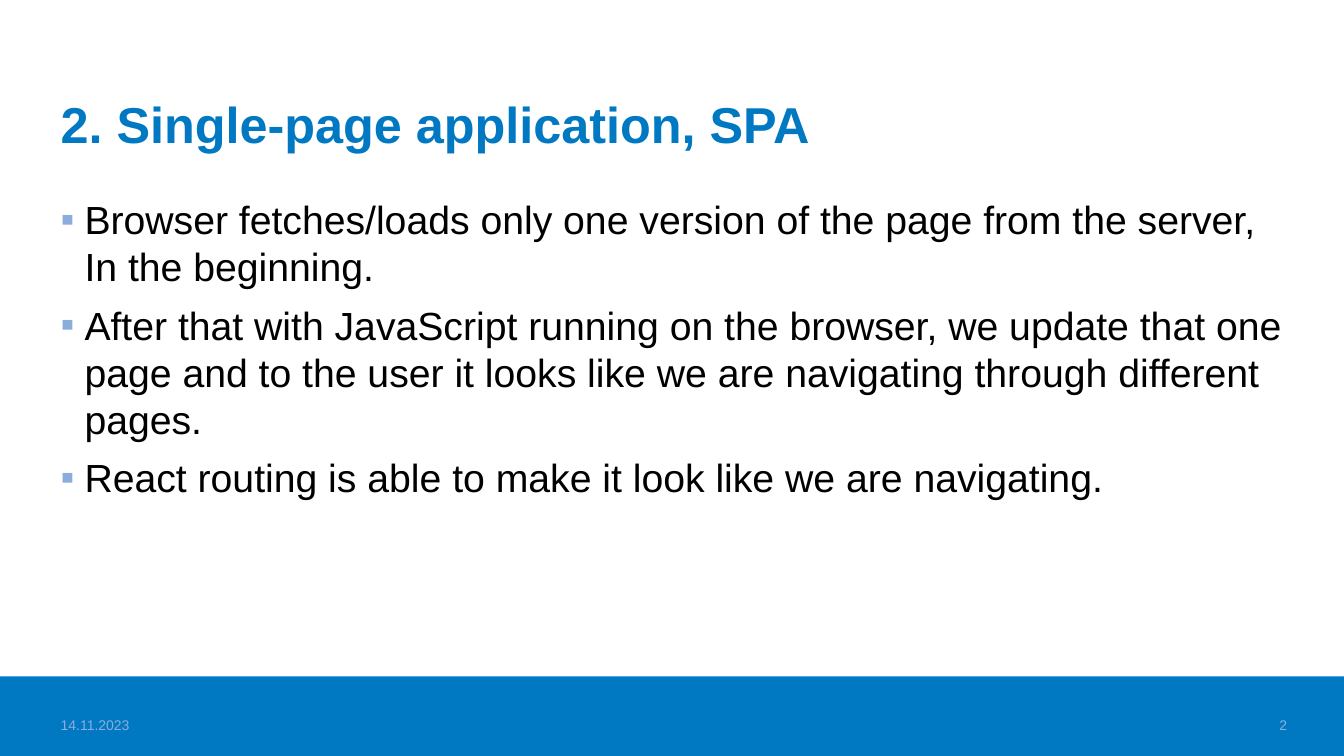
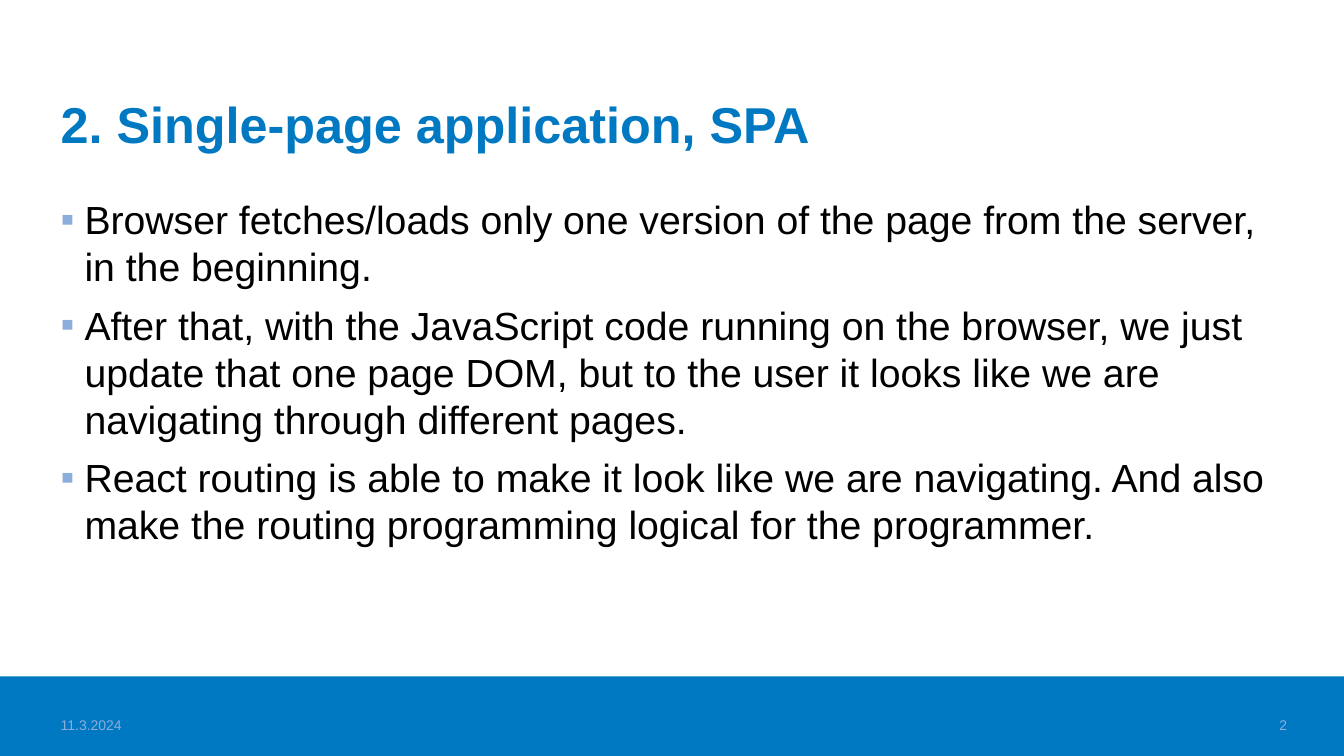
Before and after one commit to haagahelia/ohke-teknologiat, a slide deck: slide 2 of 05_frontend/Frontend_VideoTopics.pptx. Drawn at 1344x756 pixels with LibreOffice and Linux fonts; fonts in the diff are those of the drawing; background and template pictures are left out. Boxes give left, top, right and bottom in pixels: in the first picture for what was removed or moved away, otherwise in the second. Text is boxed around its words. In the diff, an @@ line names an element or a change of style, - is before the commit and + after.

```diff
--- a/05_frontend/Frontend_VideoTopics.pptx
+++ b/05_frontend/Frontend_VideoTopics.pptx
@@ text at (x1=85, y1=205, x2=1264, y2=547): text changed @@
-▪ Browser fetches/loads only one version of the page from the server, In the beginning.
-▪ After that with JavaScript running on the browser, we update that one page and to the user it looks like we are navigating through different pages.
-▪ React routing is able to make it look like we are navigating.
+▪ Browser fetches/loads only one version of the page from the server, in the beginning.
+▪ After that, with the JavaScript code running on the browser, we just update that one page DOM, but to the user it looks like we are navigating through different pages.
+▪ React routing is able to make it look like we are navigating. And also make the routing programming logical for the programmer.
@@ text at (x1=61, y1=720, x2=122, y2=730): text changed @@
-14.11.2023
+11.3.2024
```
Also in this commit, not shown: 15 other slides changed, 1 other file.
